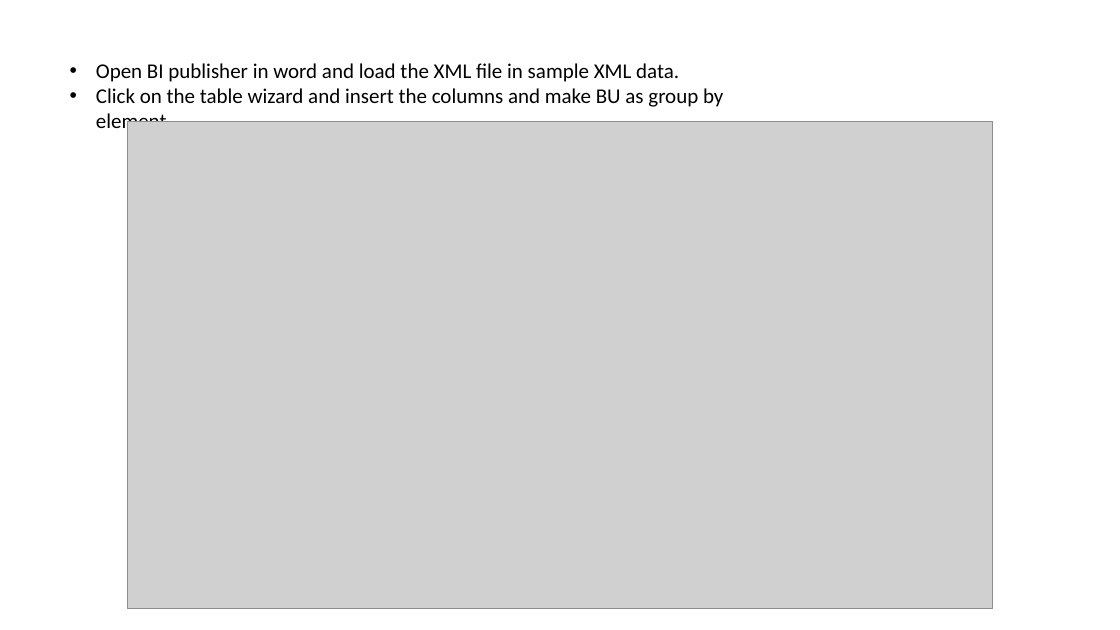
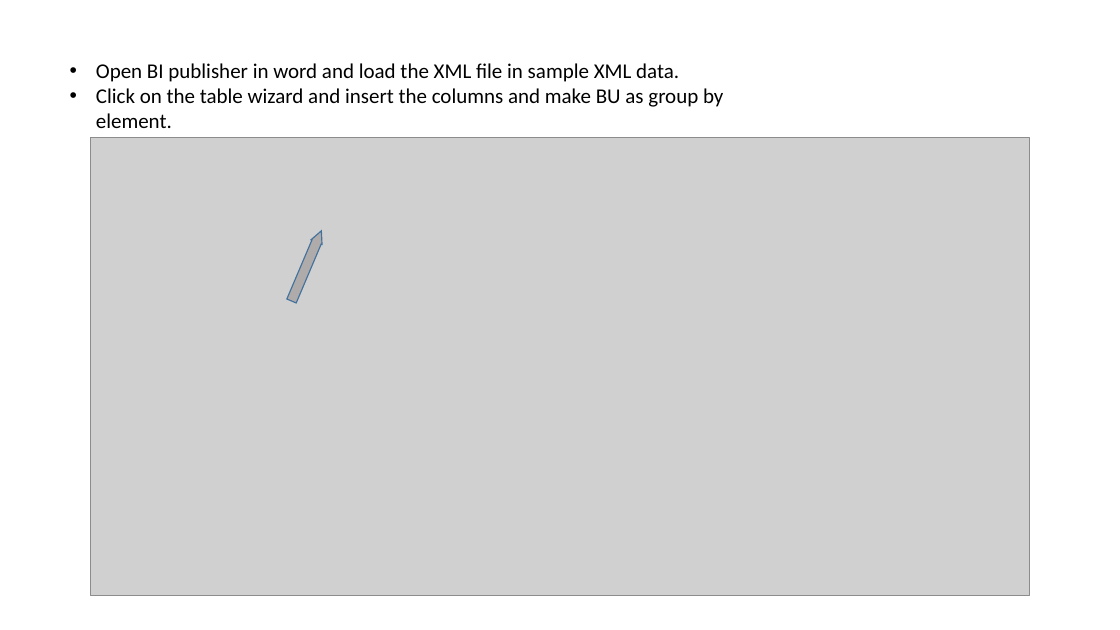
Before and after one commit to PETCHIMUTHU-M/fusion, a slide deck: slide 7 of TASK1/Task1_document.pptx. Drawn at 1120x630 pixels with LibreOffice and Linux fonts; fonts in the diff are those of the drawing; grey boxes stand for pictures. Boxes give left, top, right and bottom in pixels: in the first picture for what was removed or moved away, otherwise in the second. Text is boxed around its words. In the diff, an @@ line names an element or a change of style, - is before the commit and + after.

```diff
--- a/TASK1/Task1_document.pptx
+++ b/TASK1/Task1_document.pptx
@@ picture: place and size @@
-picture at (128,122,992,609)
+picture at (90,138,1030,596)
@@ right arrow added at (286,229,327,304), fill #AFABAB, outline #43739E 1 pt @@
```
Also in this commit, not shown: 2 other files.
